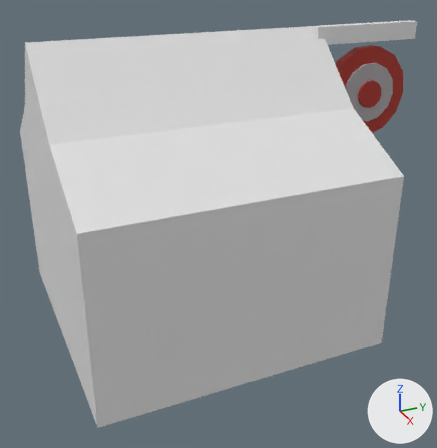
What one commit did to the glTF model models/firing_range.glb.
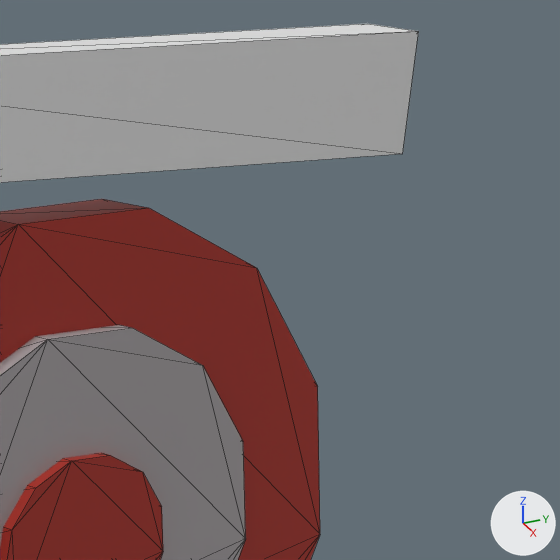
Each version appears first whole from a 50 mm camera at (3.721, -1.467, 2.5) aimed at (0.065, 0.178, 0.672), and next in a close-up on the part from 82% to 100% of the width and 4% to 21% of the height. The axes (+X, +Y, +Z) are drawn at lower right. The lights are the same throughout. The close-ups show mesh edges as thin lines. Where no turn or scale is listed for an object, it has been applied to the vertices.
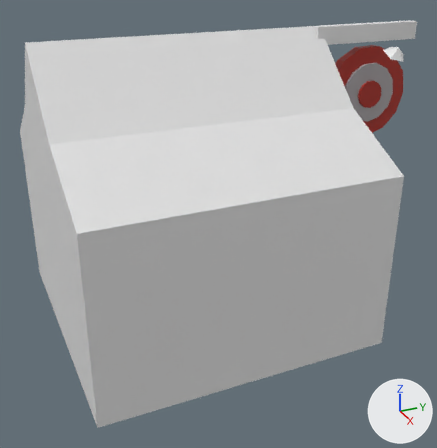
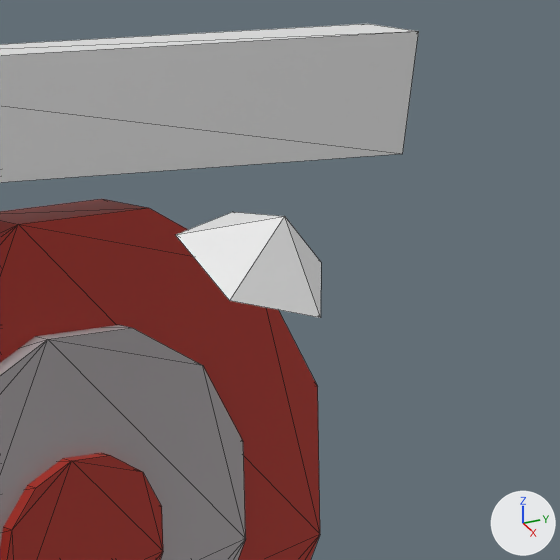
Changed parts and their boxes [x1, y1, x2, y2] in the close-ups (560 x 560 px):
'lamp', added: after [176, 212, 321, 318]

Diff of the bpy script that builds the scene:
```diff
--- a/models/firing_range.glb.py
+++ b/models/firing_range.glb.py
@@ me_cone @@
+me_cone.from_pydata([(-0.02, 0.083, -0.029), (0.054, 0.027, -0.067), (0.033, -0.069, -0.047), (-0.053, -0.072, 0.003), (-0.086, 0.021, 0.015), (0.014, 0.002, 0.025)], [], [(0, 5, 1), (1, 5, 2), (2, 5, 3), (4, 0, 1), (1, 2, 3), (1, 3, 4), (3, 5, 4), (4, 5, 0)])
@@ ob_lamp @@
+ob_lamp = bpy.data.objects.new('lamp', me_cone)
+ob_lamp.location = (0.288, 1.428, 1.847)
```
